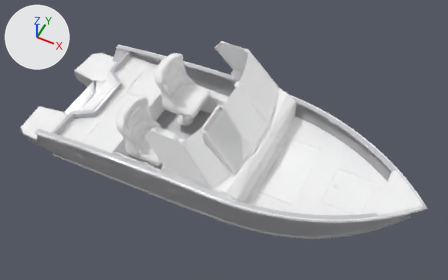
Two versions of the glTF model models/420x/first_view.glb, one commit apart.
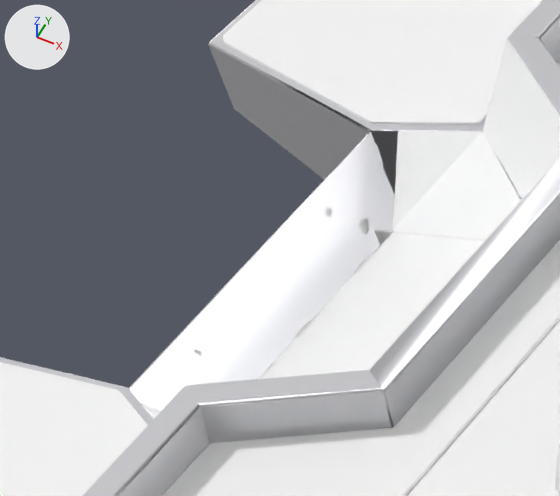
Each version is shown whole from a camera (50 mm lens) standing at (2.09, -4.1, 5.7) and looking at (0.05, -0.03, 0.62), then close up on the part from 11% to 26% of the width and 23% to 45% of the height. The lights are fixed; the arrows at upper left show +X, +Y and +Z. The first two pictures are the older version. Where no turn or scale is listed for an object, it has been applied to the vertices.
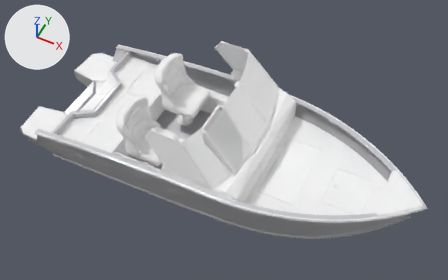
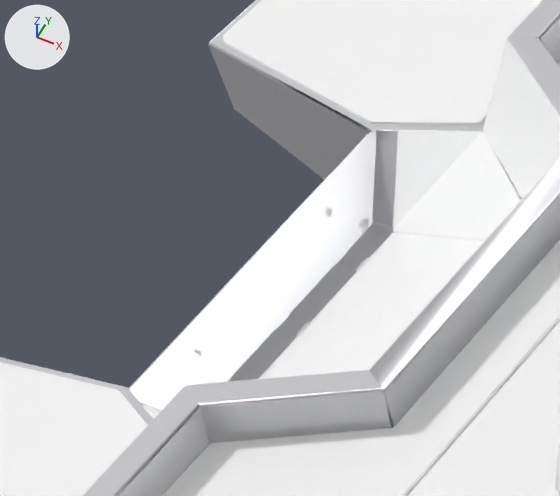
The change, as a list of edits to the scene's bpy script:
```text
Add me_mesh_236:
    me_mesh_236.from_pydata(...)  # 188 vertices, 372 faces; spans x 0.031..0.074, y -0.547..-0.09, z 0.016..0.019
    me_mesh_236.materials.append(mat_hull_shell)  # white #e1e1e5
Add me_mesh_235:
    me_mesh_235.from_pydata(...)  # 284 vertices, 564 faces; spans x 0.0..0.071, y -0.0903..0.0, z 0.0..0.1386
    me_mesh_235.materials.append(mat_hull_shell)  # white #e1e1e5
Add me_mesh_233:
    me_mesh_233.from_pydata(...)  # 116 vertices, 174 faces; spans x 0.0..0.056, y -0.236..0.0, z 0.0..0.215
    me_mesh_233.materials.append(mat_hull_shell)  # white #e1e1e5
Add ob_транцевая_пластина_1_t167fill_foot:
    ob_транцевая_пластина_1_t167fill_foot = bpy.data.objects.new('Транцевая пластина:1_t167fill_foot', me_mesh_236)
    ob_транцевая_пластина_1_t167fill_foot.location = (-1.947, 0.318, 0.25)
Add ob_транцевая_пластина_1_t167fill_wall_port:
    ob_транцевая_пластина_1_t167fill_wall_port = bpy.data.objects.new('Транцевая пластина:1_t167fill_wall_port', me_mesh_235)
    ob_транцевая_пластина_1_t167fill_wall_port.location = (-1.947, 0.318, 0.25)
Add ob_транцевая_пластина_1_t167fill_port:
    ob_транцевая_пластина_1_t167fill_port = bpy.data.objects.new('Транцевая пластина:1_t167fill_port', me_mesh_233)
    ob_транцевая_пластина_1_t167fill_port.location = (-1.947, 0.52, 0.171)
```

Changed parts and their boxes [x1, y1, x2, y2] in the close-ups (560 x 496 px):
'Транцевая пластина:1_t167fill_foot', added
    after: [229, 225, 393, 381]
'Транцевая пластина:1_t167fill_wall_port', added
    after: [372, 130, 398, 232]
'Транцевая пластина:1_t167fill_port', added (mostly hidden)
    after: [370, 131, 483, 144]
